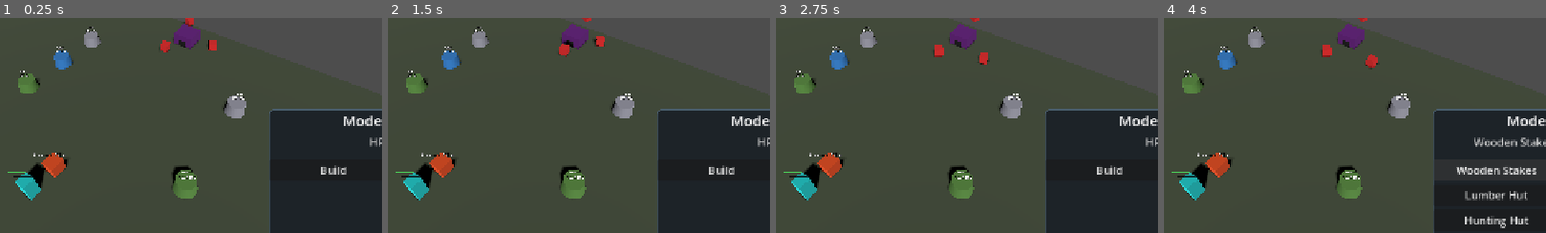
Above: before the commit, frames 1-4 (left to right).
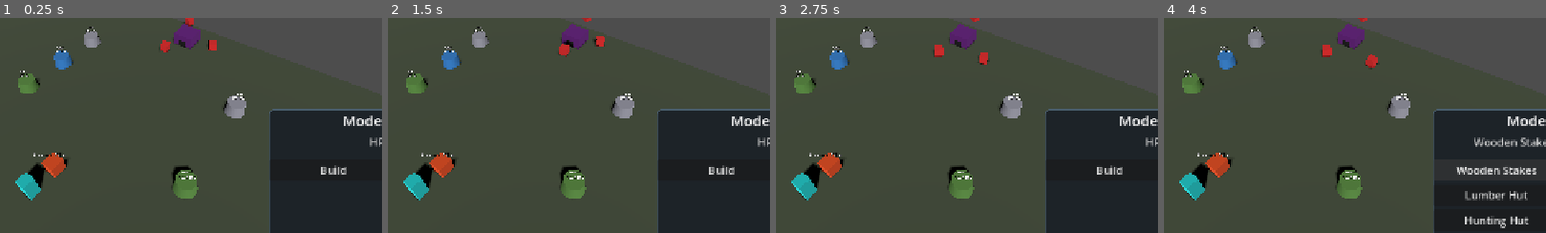
Above: after the commit, the same moments.

Repository: kcokz/dino-td
Game: Godot game, scene res://scenes/Main.tscn
Two runs of this game, one before a commit and one after it. Both use one fixed random seed, a clock stepped at 60 frames per second and the inputs below.
Inputs:
- Up to frame 1 (0.25 s): no input
- Up to frame 2 (1.5 s): click "Speed: 1x" at 0.5 s; click "Speed: 2x" at 1.25 s
- Up to frame 3 (2.75 s): click "Speed: 3x" at 2 s
- Up to frame 4 (4 s): click "Build" at 2.75 s; click "Wooden Stakes" at 3.5 s
The pictures show only the part of the screen within x 30-80%, y 35-85%; the shares and areas given below are measured in that part.

The runs differ from the first frame. In frame 1, less than 0.1% of the frame differs, in the area x 2-9%, y 71-75%; in frame 2, less than 0.1%; in frame 3, less than 0.1%; in frame 4, less than 0.1%.

Commit message:
fix(fx): the Hero's health bar showed at full health and left its plate exposed
Both symptoms were the same root cause. StatusBar3D was created visible with its
fill never sized: set_ratio() had not run, so the fill sat unscaled at its left
anchor, overhanging one end of the backing plate and leaving the other end of that
dark plate uncovered. What looked like a shadow beside the Hero was that exposed
plate -- every mesh in the feedback layer already had cast_shadow off, which is
why turning shadows off again would not have helped.

Buildings were fine because _ready() refreshes their bar through
_update_info_label(); the Hero had no equivalent call and only refreshed on his
first hit.

- StatusBar3D now finishes _build() sized to full and hidden, so an owner that
  never refreshes it shows nothing rather than a half-drawn bar.
- The Hero refreshes his bar on spawn.

Tests cover the initial state (hidden, and the fill exactly covering the plate)
and that a drained bar empties from the right instead of shrinking centrally.

475 tests passing.

Co-Authored-By: Claude Opus 5 <noreply@anthropic.com>

Diff:
--- a/scripts/entities/Hero.gd
+++ b/scripts/entities/Hero.gd
@@ -70,6 +70,9 @@
 	if cfg_ring and "HERO" in cfg_ring:
 		ring_w = float(cfg_ring.HERO.get("width", 0.8))
 	_configure_selection_ring(ring_w)
+	# Without this the bar keeps whatever state it was built in and shows at full
+	# health, which is exactly what it is supposed to stay out of the way for.
+	_refresh_health_bar()
 	_connect_feedback_events()
 	_load_config()
 	_connect_event_bus()
--- a/scripts/fx/StatusBar3D.gd
+++ b/scripts/fx/StatusBar3D.gd
@@ -48,6 +48,13 @@
 	add_child(holder)
 	_fill_mat = _fill.material_override
 
+	# Start full and hidden. Until set_ratio() runs the fill sits unscaled at its
+	# left anchor, overhanging one end and leaving the dark backing plate exposed
+	# at the other -- which reads as a grey smudge beside the unit, not as a bar.
+	# An owner that never refreshes should therefore show nothing at all.
+	set_ratio(1.0, Color(0.3, 0.85, 0.35, 0.95))
+	visible = false
+
 func _make_quad(colour: Color, w: float, h: float, z: float) -> MeshInstance3D:
 	var mi := MeshInstance3D.new()
 	var quad := QuadMesh.new()
--- a/tests/test_v03_feedback.gd
+++ b/tests/test_v03_feedback.gd
@@ -369,3 +369,56 @@
 	# And no stale copy is checked in to outrank the project setting.
 	assert_false(FileAccess.file_exists("res://version.json"),
 		"version.json is a build-injection artifact, not something the repo carries")
+
+# ==============================================================================
+# 9. A bar that has not been refreshed must not be visible garbage
+# ==============================================================================
+
+func _bar_span(bar) -> Vector2:
+	# Left and right edge of the fill, in the bar's local space.
+	var half: float = bar._width * bar._fill.scale.x * 0.5
+	return Vector2(bar._fill.position.x - half, bar._fill.position.x + half)
+
+func test_20_a_bar_starts_hidden_and_fully_drawn() -> void:
+	# Before this fix the bar was created visible with its fill still unscaled at
+	# the left anchor: it overhung one end and left the dark backing plate exposed
+	# at the other, which read as a grey smudge beside the unit rather than a bar.
+	var hero = _spawn(hero_script)
+	await wait_frames(1)
+	var bar = hero.status_bar
+	assert_not_null(bar, "The Hero carries a status bar")
+	assert_false(bar.visible, "At full health it stays out of the way")
+	assert_almost_eq(bar._last_ratio, 1.0, 0.001, "And is sized, not left unset")
+
+	var span := _bar_span(bar)
+	var back_half: float = bar._width * 0.5
+	assert_almost_eq(span.x, -back_half, 0.01, "A full bar covers the plate's left edge")
+	assert_almost_eq(span.y, back_half, 0.01, "And its right edge, so no plate shows through")
+
+func test_21_a_drained_bar_empties_from_the_right() -> void:
+	var hero = _spawn(hero_script)
+	await wait_frames(1)
+	var bar = hero.status_bar
+
+	hero.take_damage(hero.max_hp * 0.4)
+	assert_true(bar.visible, "Damage brings the bar out")
+	assert_almost_eq(bar._last_ratio, 0.6, 0.02, "Showing what is left")
+
+	var span := _bar_span(bar)
+	var back_half: float = bar._width * 0.5
+	assert_almost_eq(span.x, -back_half, 0.01, "The fill stays anchored to the left edge")
+	assert_lt(span.y, back_half, "And retreats from the right rather than shrinking centrally")
+
+func test_22_buildings_and_dinosaurs_start_clean_too() -> void:
+	var wall = _spawn(wall_script)
+	wall.complete_construction()
+	await wait_frames(1)
+	assert_false(wall.status_bar.visible, "An undamaged building shows no bar")
+
+	var dino = _spawn(dino_script, Vector3(6.0, 0.0, 0.0))
+	dino.setup("raptor", {"hp": 1.0, "damage": 1.0, "speed": 1.0})
+	await wait_frames(1)
+	dino.take_damage(dino.max_hp * 0.5)
+	var span := _bar_span(dino.status_bar)
+	assert_almost_eq(span.x, -dino.status_bar._width * 0.5, 0.01,
+		"A dinosaur's bar is anchored the same way")
